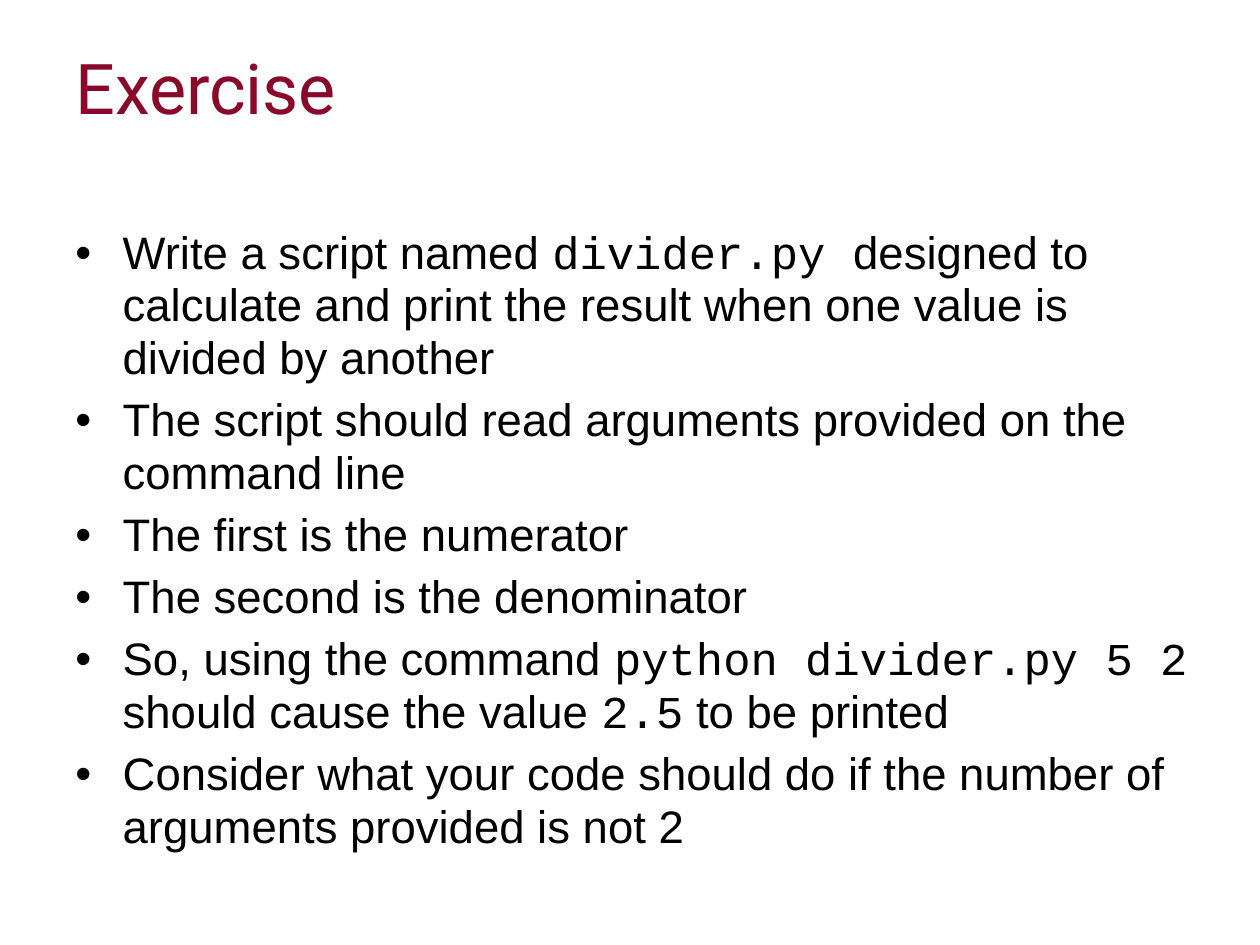
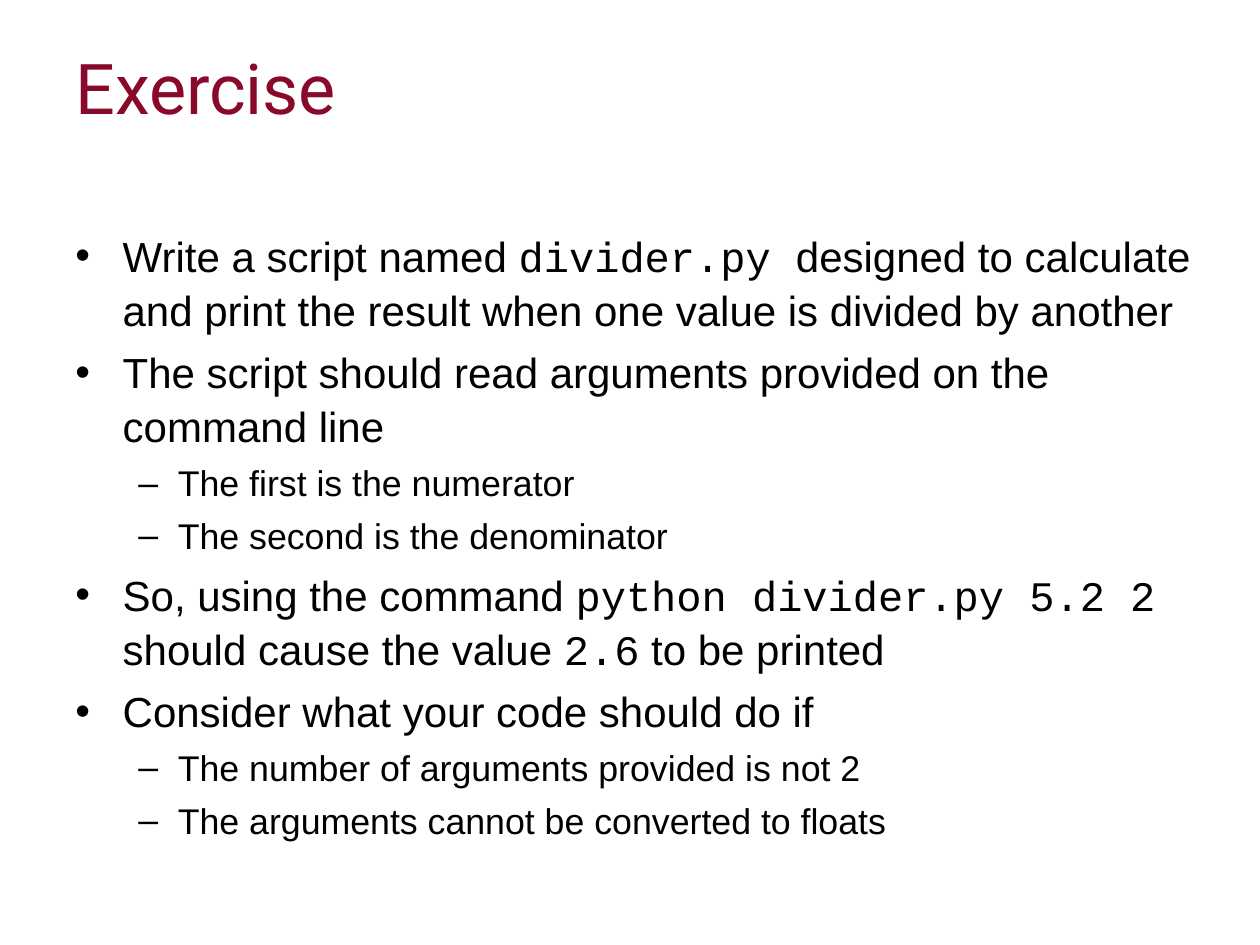
Before and after one commit to ImperialCollegeLondon/RCDS-managing-and-running-python-effectively, a slide deck: slide 32 of Managing and Running Python Effectively.pptx. Drawn at 1260x945 pixels with LibreOffice and Linux fonts; fonts in the diff are those of the drawing; background and template pictures are left out. Boxes give left, top, right and bottom in pixels: in the first picture for what was removed or moved away, otherwise in the second. Text is boxed around its words. In the diff, an @@ line names an element or a change of style, - is before the commit and + after.

Commit message:
Modified command line arguments exercise

```diff
--- a/Managing and Running Python Effectively.pptx
+++ b/Managing and Running Python Effectively.pptx
@@ text at <box>123,241,1191,550</box>: size 26 to 24.1 pt in "Write a script named divider.py designed to ...", "The script should read arguments provided on ..."; size 26 to 20.4 pt in "The first is the numerator", "The second is the denominator"; line spacing 0.97 to 1.07; bullet • to –; list level 1 to 2 in "The first is the numerator"; list level 1 to 2 in "The second is the denominator" @@
@@ text at <box>123,580,1155,841</box>: text changed; size 26 to 24.1 pt @@
-• So, using the command python divider.py 5 2 should cause the value 2.5 to be printed
-• Consider what your code should do if the number of arguments provided is not 2
+• So, using the command python divider.py 5.2 2 should cause the value 2.6 to be printed
+• Consider what your code should do if
+  – The number of arguments provided is not 2
+  – The arguments cannot be converted to floats
```
